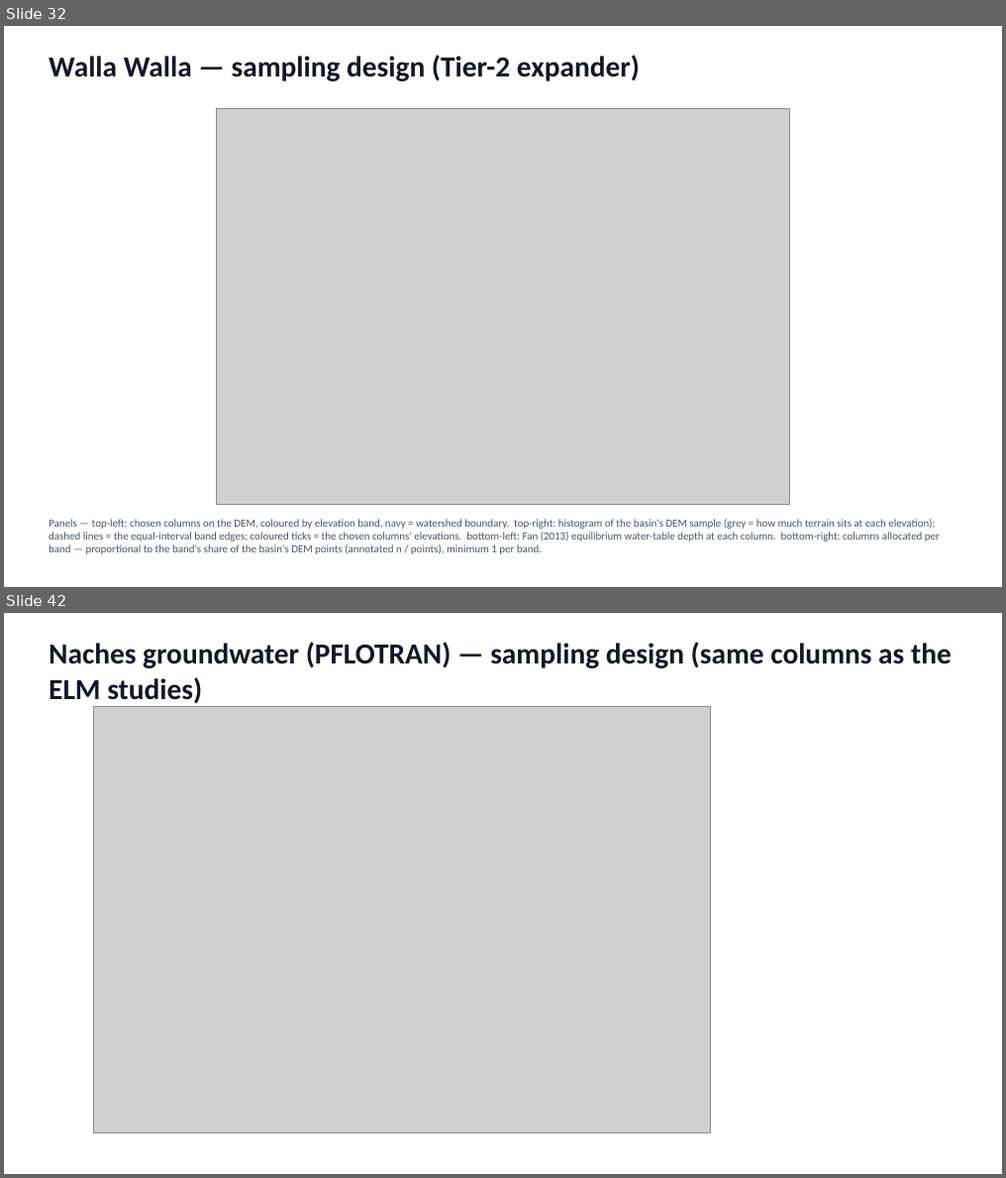
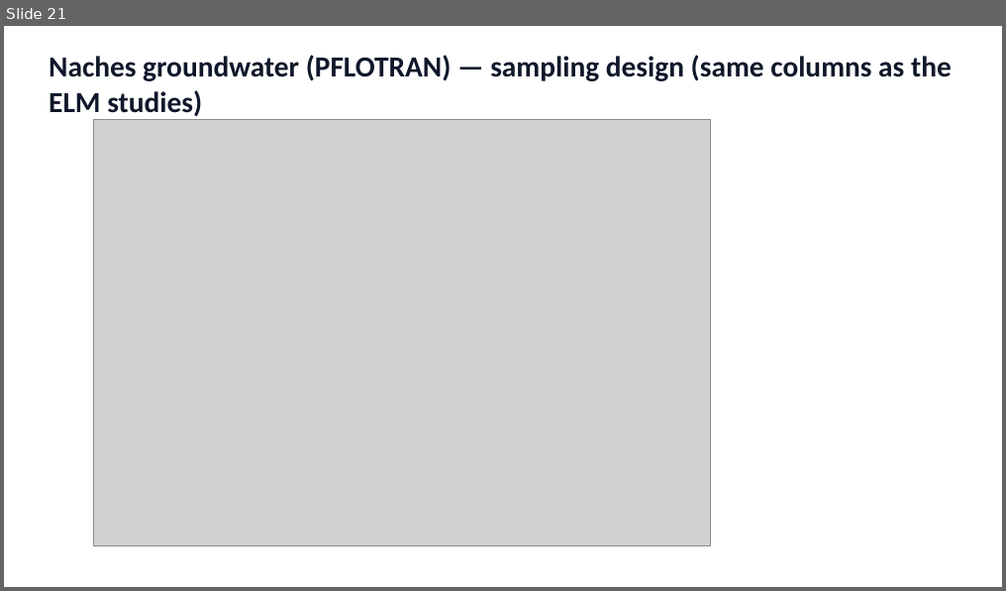
Before and after one commit to hoangtv1899/multi-agent-framework, a slide deck: docs/slides/story_20260706.pptx. Shown one above the other, each under a label of ours: slides 32 and 42 before the commit, slide 21 after it; the slides between them are not shown. The pictures are 1006x1178 and 1006x591 pixels, drawn with LibreOffice and Linux fonts; fonts in the diff are those of the drawing; grey boxes stand for pictures. Boxes give left, top, right and bottom in pixels: in the first picture for what was removed or moved away, otherwise in the second. Text is boxed around its words. In the diff, an @@ line names an element or a change of style, - is before the commit and + after.

```diff
--- a/docs/slides/story_20260706.pptx
+++ b/docs/slides/story_20260706.pptx
@@ slide 32 removed at <box>4,26,1002,587</box>, background #FFFFFF @@
@@ text removed at <box>49,55,640,81</box> @@
-Walla Walla — sampling design (Tier-2 expander)
@@ picture removed at <box>217,108,790,505</box> @@
@@ text removed at <box>49,519,940,555</box> @@
-Panels — top-left: chosen columns on the DEM, coloured by elevation band, navy = watershed boundary. top-right: histogram of the basin's DEM sample (grey = how much terrain sits at each elevation); dashed lines = the equal-interval band edges; coloured ticks = the chosen columns' elevations. bottom-left: Fan (2013) equilibrium water-table depth at each column. bottom-right: columns allocated per band — proportional to the band's share of the basin's DEM points (annotated n / points), minimum 1 per band.
@@ what was slide 42 is now slide 21 @@
```
Also in this commit, not shown: 13 slides changed, 24 other slides removed, 1 other file.
